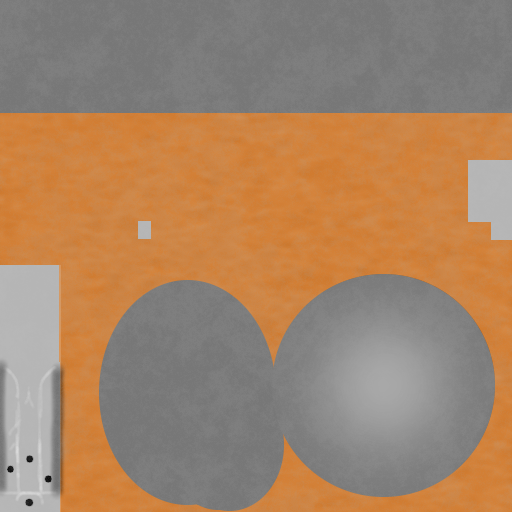
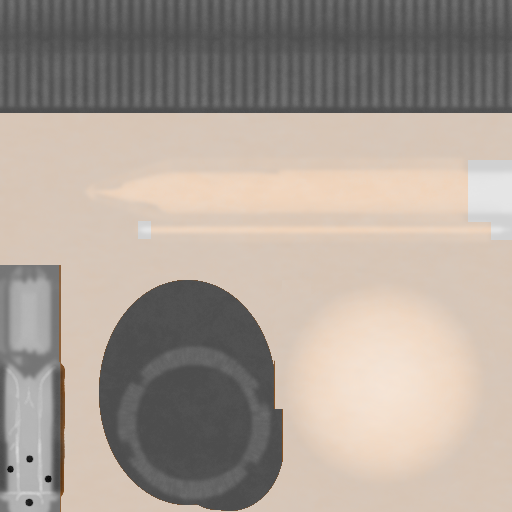
Revision of a layered 512 × 512 image; what changed, layer by layer:
added layer "Widoczny" above "Warstwa #4" over [0, 0, 512, 512]
hid "Warstwa" over [0, 0, 512, 512]
removed layer "Warstwa #2" over [277, 277, 492, 495]
hid "Warstwa #3" over [138, 160, 512, 240]
hid "Warstwa #1", painted on it over [0, 0, 512, 512]
